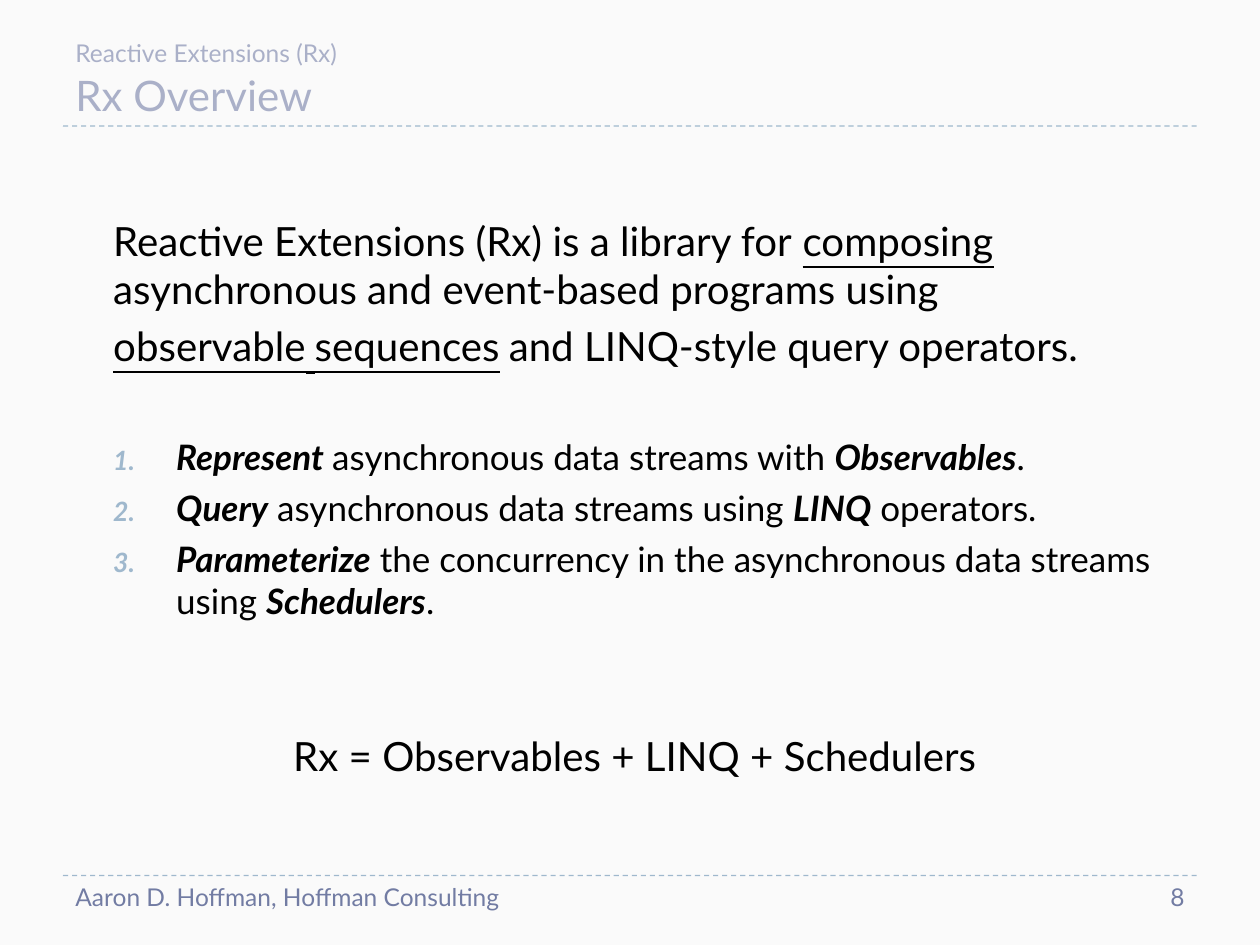
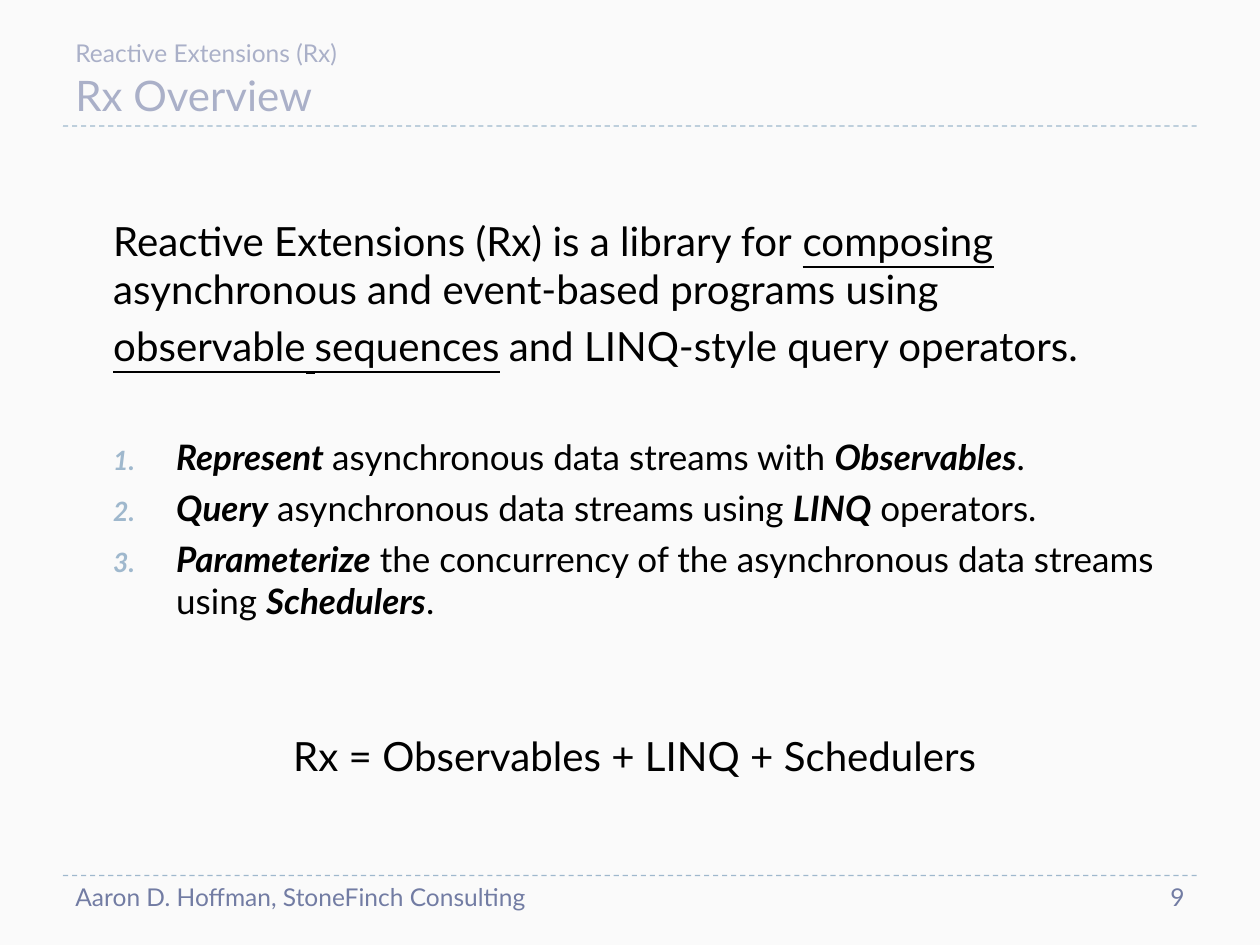
Before and after one commit to aaronhoffman/Rx, a slide deck: slide 9 of Documentation/ReactiveExtensions.pptx (slide 8 before the commit). Drawn at 1260x945 pixels with LibreOffice and Linux fonts; fonts in the diff are those of the drawing. Boxes give left, top, right and bottom in pixels: in the first picture for what was removed or moved away, otherwise in the second. Text is boxed around its words. In the diff, an @@ line names an element or a change of style, - is before the commit and + after.

Commit message:
Update slides, add Async Data Stream slide

```diff
--- a/Documentation/ReactiveExtensions.pptx
+++ b/Documentation/ReactiveExtensions.pptx
@@ text at [176, 546, 1154, 621]: text changed @@
-  3. Parameterize the concurrency in the asynchronous data streams using Schedulers.
+  3. Parameterize the concurrency of the asynchronous data streams using Schedulers.
@@ text at [75, 888, 525, 911]: text changed @@
-Aaron D. Hoffman, Hoffman Consulting
+Aaron D. Hoffman, StoneFinch Consulting
@@ page number at [1170, 888, 1184, 906]: text changed @@
-8
+9
```
Also in this commit, not shown: 12 other slides changed, 1 slide added.
